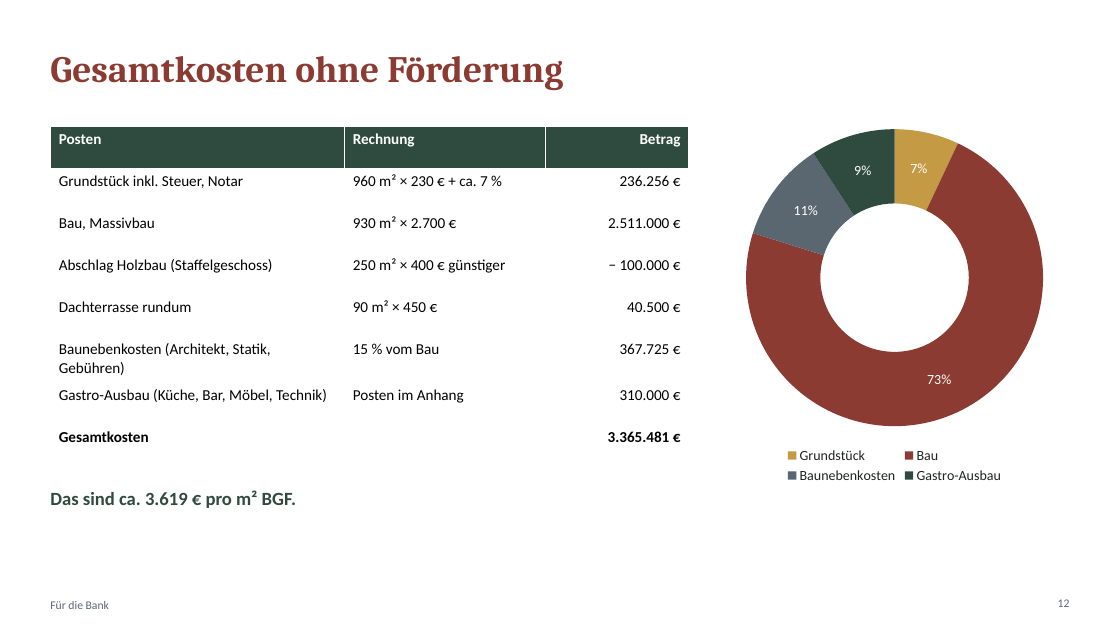
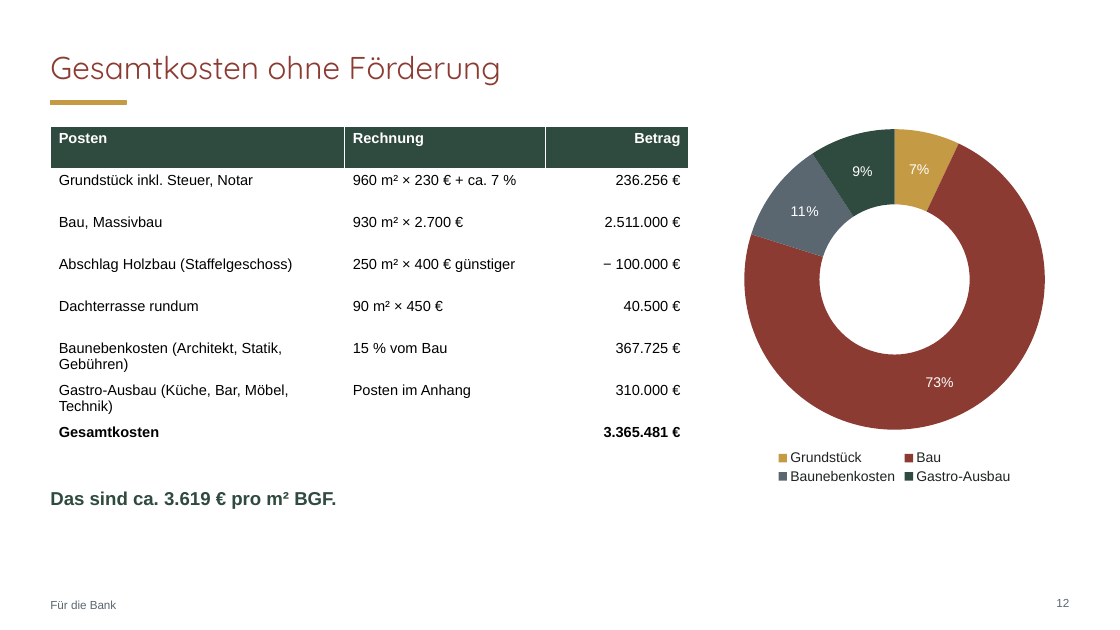
Before and after one commit to CartoonUsername/bau-projekt, a slide deck: slide 12 of praesentation/Neue-Mitte-Werlte_Baufeld3_6-Wohnungen_Gastro-EG.pptx. Drawn at 1120x630 pixels with LibreOffice and Linux fonts; fonts in the diff are those of the drawing. Boxes give left, top, right and bottom in pixels: in the first picture for what was removed or moved away, otherwise in the second. Text is boxed around its words. In the diff, an @@ line names an element or a change of style, - is before the commit and + after.

```diff
--- a/praesentation/Neue-Mitte-Werlte_Baufeld3_6-Wohnungen_Gastro-EG.pptx
+++ b/praesentation/Neue-Mitte-Werlte_Baufeld3_6-Wohnungen_Gastro-EG.pptx
@@ title "Gesamtkosten ohne Förderung" at (50, 55, 501, 86): size 32 to 27 pt, font Cambria to Quicksand, bold off @@
@@ rectangle added at (50, 101, 126, 104), fill #C49A45, outline #C49A45 1 pt @@
@@ doughnut chart at (714, 118, 1075, 487) @@
@@ legend changed @@
@@ lettering changed @@
@@ table at (50, 126, 689, 441) @@
@@ size 13 to 12.5 pt, font Calibri to Arial @@
@@ font Calibri to Arial in 3 elements at (50, 600, 117, 609), (50, 491, 336, 509), (1056, 599, 1069, 607) @@
```
Also in this commit, not shown: 25 other slides changed, 2 other files.
